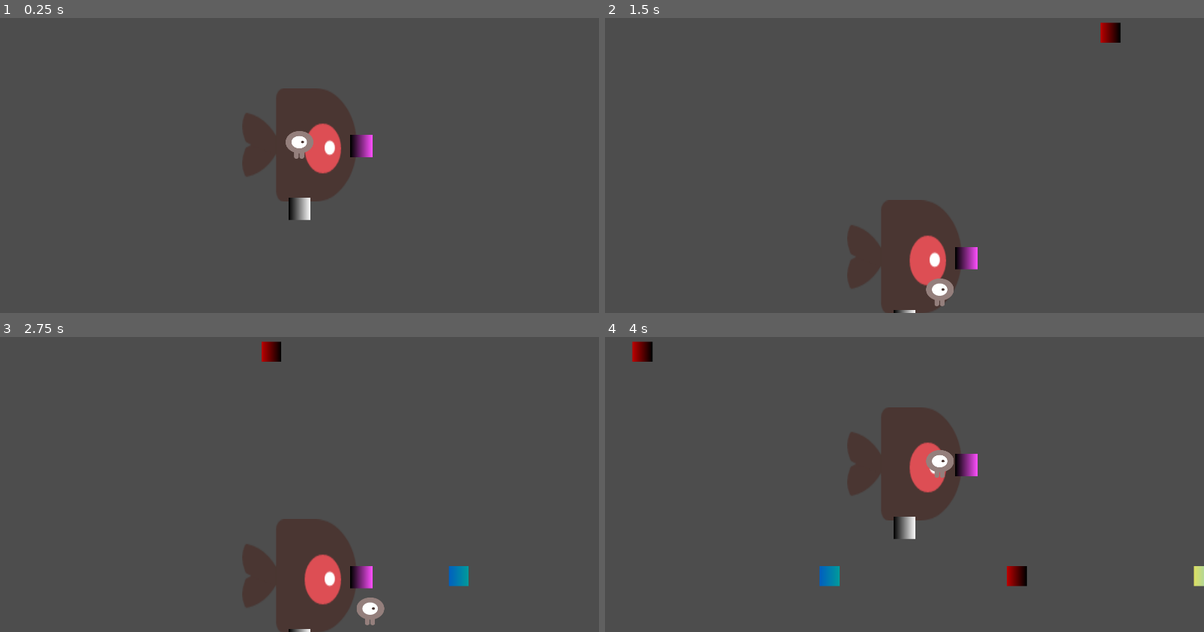
Above: before the commit, frames 1-4 (two rows, left to right).
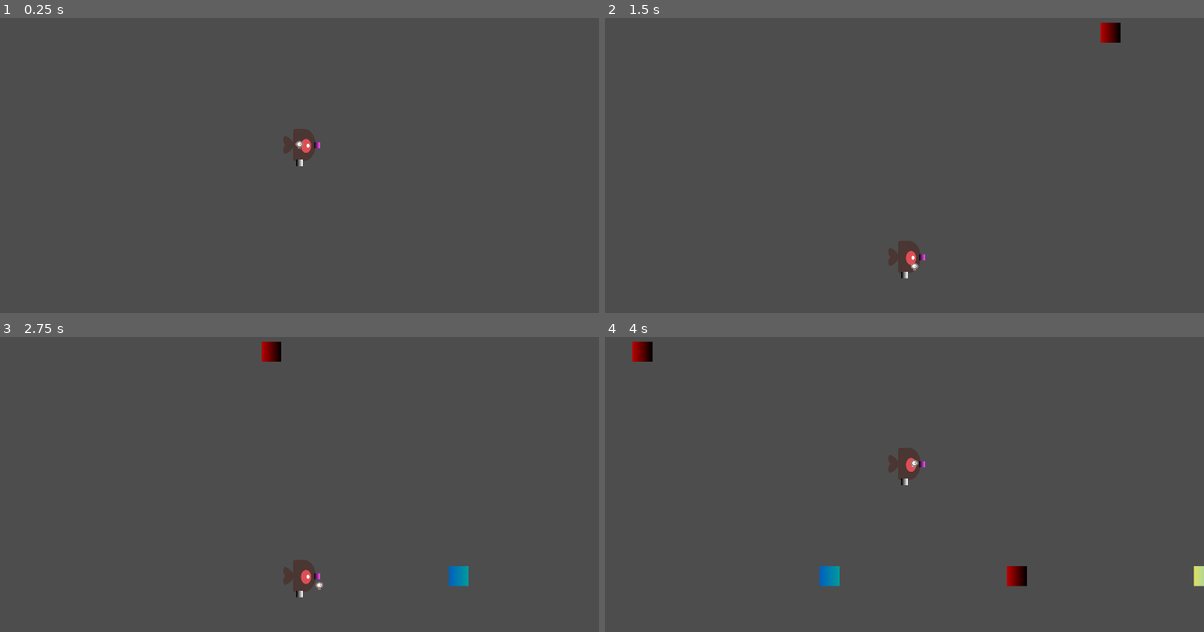
Above: after the commit, the same moments.

Repository: carlbleick/la-calori
Game: Godot game, scene res://Scenes/main.tscn
The game is run twice, just before and just after one commit, with the same random seed, the same clock (stepped at 60 frames per second) and the same inputs.
Inputs:
- Up to frame 1 (0.25 s): no input
- Up to frame 2 (1.5 s): tap Enter at 0.5 s; hold D (right) 0.53-1.28 s; hold E (interact) 0.53-1.28 s; hold S (down) from 1.28 s (still down); tap E (interact) at 1.35 s
- Up to frame 3 (2.75 s): release S (down) at 2.03 s; hold D (right) from 2.03 s (still down); hold E (interact) from 2.03 s (still down)
- Up to frame 4 (4 s): release D (right) at 2.78 s; release E (interact) at 2.78 s; hold W (up) 2.78-3.53 s; tap E (interact) at 2.85 s; hold A (left) from 3.53 s (still down); hold E (interact) from 3.53 s (still down)

The runs differ from the first frame. In frame 1, 5.6% of the frame differs, in the area x 40-63%, y 23-69%; in frame 2, 5.2%; in frame 3, 5.5%; in frame 4, 5.4%.

Commit message:
Fix my own mistakes

Diff:
--- a/Scenes/main.tscn
+++ b/Scenes/main.tscn
@@ -1,13 +1,11 @@
-[gd_scene load_steps=9 format=3 uid="uid://c3rjd4tnah071"]
+[gd_scene load_steps=7 format=3 uid="uid://c3rjd4tnah071"]
 
-[ext_resource type="PackedScene" path="res://Scenes/IngredientSpawner.tscn" id="1_1nmi4"]
+[ext_resource type="PackedScene" uid="uid://dyn886qiicf0m" path="res://Scenes/IngredientSpawner.tscn" id="1_1nmi4"]
 [ext_resource type="PackedScene" uid="uid://08m1nf6hibvy" path="res://Scenes/SpaceIngredient/SpaceIngredientTaco.tscn" id="2_q6gbl"]
-[ext_resource type="PackedScene" uid="uid://dgauqn0jkrse4" path="res://Scenes/Tacotruck.tscn" id="2_tgqdk"]
+[ext_resource type="PackedScene" uid="uid://c6a8ibk21evxg" path="res://Scenes/Tacotruck.tscn" id="2_tgqdk"]
 [ext_resource type="PackedScene" uid="uid://dqpir3prh0aoc" path="res://Scenes/SpaceIngredient/SpaceIngredientProtein.tscn" id="3_0q6sd"]
 [ext_resource type="PackedScene" uid="uid://bta50a4qpllra" path="res://Scenes/SpaceIngredient/SpaceIngredientVeggies.tscn" id="4_kbquy"]
 [ext_resource type="Script" path="res://Scripts/DummyStorage.gd" id="6_m1b14"]
-[ext_resource type="Script" path="res://Scenes/Storage.gd" id="1_c6nbl"]
-[ext_resource type="Script" path="res://Scenes/Counter.gd" id="3_2fcpu"]
 
 [node name="Node2D" type="Node2D"]
 
@@ -18,13 +16,3 @@
 
 [node name="DummyStorage" type="Node2D" parent="."]
 script = ExtResource("6_m1b14")
-[node name="Storage" type="StaticBody2D" parent="."]
-script = ExtResource("1_c6nbl")
-ingredient = 1
-amount = 10
-
-[node name="Counter" type="Node2D" parent="."]
-script = ExtResource("3_2fcpu")
-
-[node name="Tacotruck" parent="." instance=ExtResource("2_tgqdk")]
-scale = Vector2(3.55, 3.55)
--- a/project.godot
+++ b/project.godot
@@ -14,14 +14,11 @@
 run/main_scene="res://Scenes/main.tscn"
 config/features=PackedStringArray("4.2", "Forward Plus")
 config/icon="res://icon.svg"
-"<<<<<<<HEAD[display]window/size/viewport_width"=1920
+
+[display]
+window/size/viewport_width=1920
 window/size/viewport_height=1080
 window/size/mode=3
-
-[display]
-
-window/size/viewport_width=1920
-window/size/viewport_height=1080
 
 [input]
 
